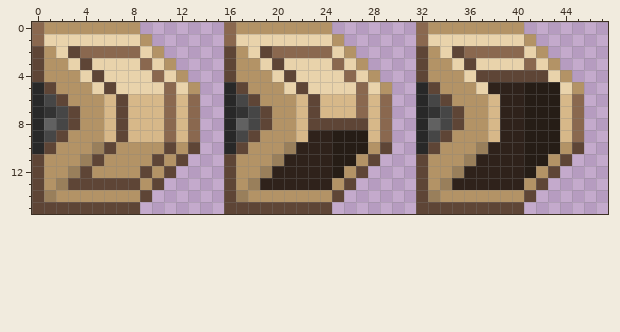
Pixel-art sprite: objects/avikan/modernobjects/avikanwallchest/avikanwallchestleft.png. The first picture shows the starting point.
The file is 48x16 pixels. Colours within 5 levels of each other are drawn and written as one.
New version:
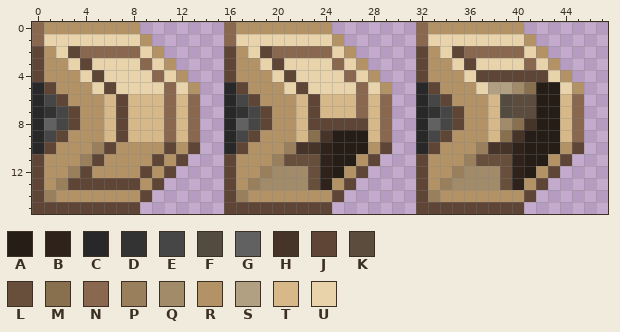
Palette (. is transparent): A #261d16  B #2f221b  C #282828  D #333333  E #464646  F #534a40  G #616161  H #473429  J #5e4536  K #5b4c3d  L #684f3c  M #886f4d  N #8a684f  P #997f5b  Q #a28b68  R #b39366  S #b1a081  T #d7b889  U #e9d3ab
The edit:
y 5: x 38..41 BBBA -> SSQM
y 6..7: x 39..41 BBA -> FKK
y 8: x 39..41 BBA -> QMH
y 9: x 23..24 BB -> MH; x 39..40 BB -> MH
y 10: x 22..23 BB -> HH; x 38..39 BB -> HH
y 11: x 21..23 BBB -> LLL; x 37..39 BBB -> LLL
y 12: x 20..23 BBBB -> QQQL; x 36..39 BBBB -> QQQL
y 13: x 19..23 BBBBB -> QQQQL; x 35..39 BBBBB -> QQQQL
Boxes around the changes in both pictures, in picture pixels (x1, y1, x2, y2):
changed: (452, 82, 536, 190)
changed: (260, 130, 332, 190)
